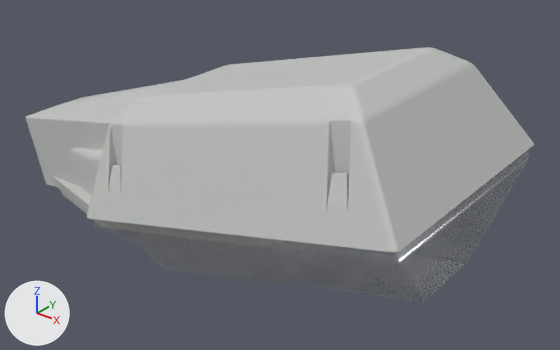
The glTF model GLBFiles/Beleuchtung/Lampen/SGS_203.glb, before and after one commit.
Camera for both pictures: a 50 mm lens placed at (1.056, -0.806, 0.59), pointed at (0.376, 0.044, 0.062). The lights are fixed; the arrows at lower left show +X, +Y and +Z. The picture after the commit comes second. Where no turn or scale is listed for an object, it has been applied to the vertices.

Script lines for the objects in view, before the commit:
```python
me_beziercurve_001 = bpy.data.meshes.new('BezierCurve.001')
me_beziercurve_001.from_pydata(...)  # 260 vertices, 516 faces; spans x -0.306..0.299, y -0.161..0.161, z -0.089..0.156
# faces by material slot: [494, 22]
me_beziercurve_001.materials.append(mat_lichtgrau_001)  # picture img_ral_7035_lichtgrau
me_beziercurve_001.materials.append(mat_sgs_203)  # picture img_sgs_203
me_cube_003 = bpy.data.meshes.new('Cube.003')
me_cube_003.from_pydata(...)  # 76 vertices, 138 faces; spans x -0.129..0.399, y -0.179..0.179, z -0.105..0.147
me_cube_003.materials.append(mat_glas)  # white #e7e7e7
me_cube_004 = bpy.data.meshes.new('Cube.004')
me_cube_004.from_pydata(...)  # 204 vertices, 404 faces; spans x -0.435..0.417, y -0.185..0.185, z -0.126..0.227
# faces by material slot: [381, 23]
me_cube_004.materials.append(mat_lichtgrau)  # picture img_ral_7035_lichtgrau
me_cube_004.materials.append(mat_grosser_klassiker)  # picture img_grosser_klassiker
ob_beziercurve_002 = bpy.data.objects.new('BezierCurve.002', me_beziercurve_001)
ob_beziercurve_002.location = (0.244, 0.0, 0.03)
ob_cube_001 = bpy.data.objects.new('Cube.001', me_cube_003)
ob_cube_001.location = (0.315, 0.0, 0.012)
ob_cube_002 = bpy.data.objects.new('Cube.002', me_cube_004)
ob_cube_002.location = (0.3, 0.0, 0.067)
# also in view: 'BezierCurve.004' at (0.356, 0.0, -0.004)
```
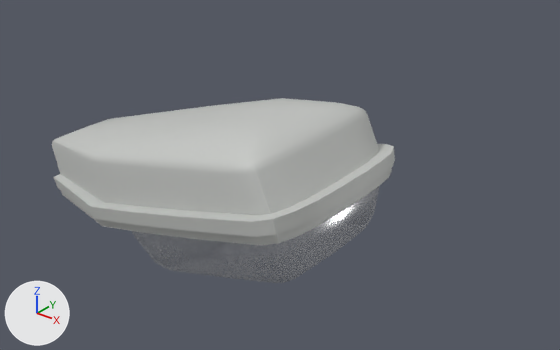
Diff of the bpy script that builds the scene:
```diff
--- a/GLBFiles/Beleuchtung/Lampen/SGS_203.glb.py
+++ b/GLBFiles/Beleuchtung/Lampen/SGS_203.glb.py
@@ ob_cube_001 @@
-ob_cube_001 = bpy.data.objects.new('Cube.001', me_cube_003)
-ob_cube_001.location = (0.315, 0.0, 0.012)
@@ ob_cube_002 @@
-ob_cube_002 = bpy.data.objects.new('Cube.002', me_cube_004)
-ob_cube_002.location = (0.3, 0.0, 0.067)
```

Pixel boxes (x1, y1, x2, y2) of what changed, in the pictures (560 x 350 px):
'Cube.002', deleted
    before: (26, 47, 534, 252)
'Cube.001', deleted
    before: (93, 150, 529, 302)
